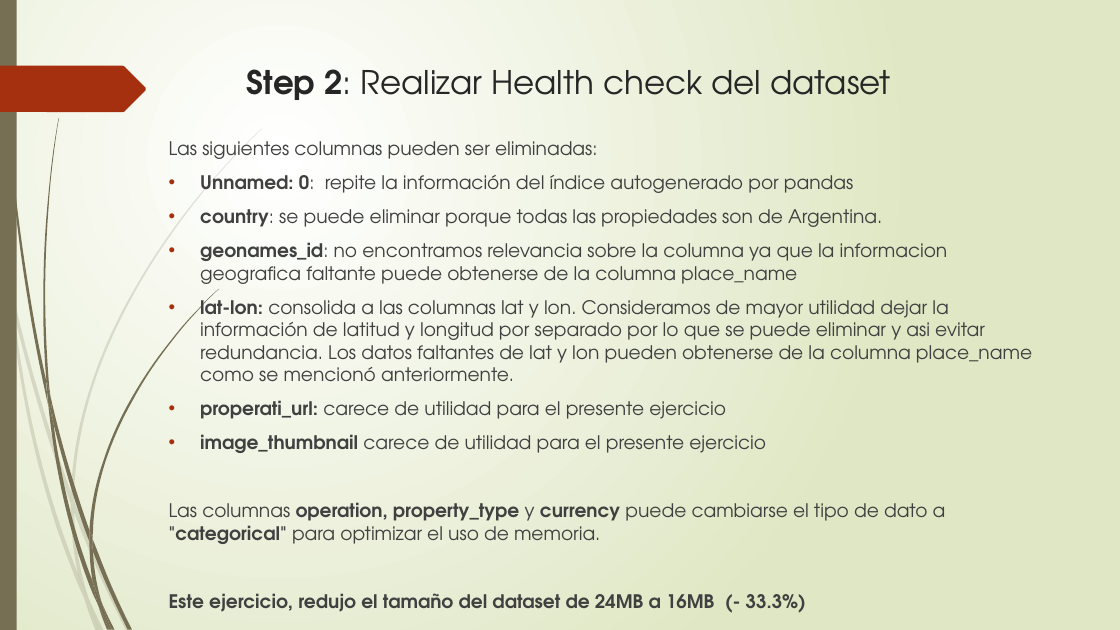
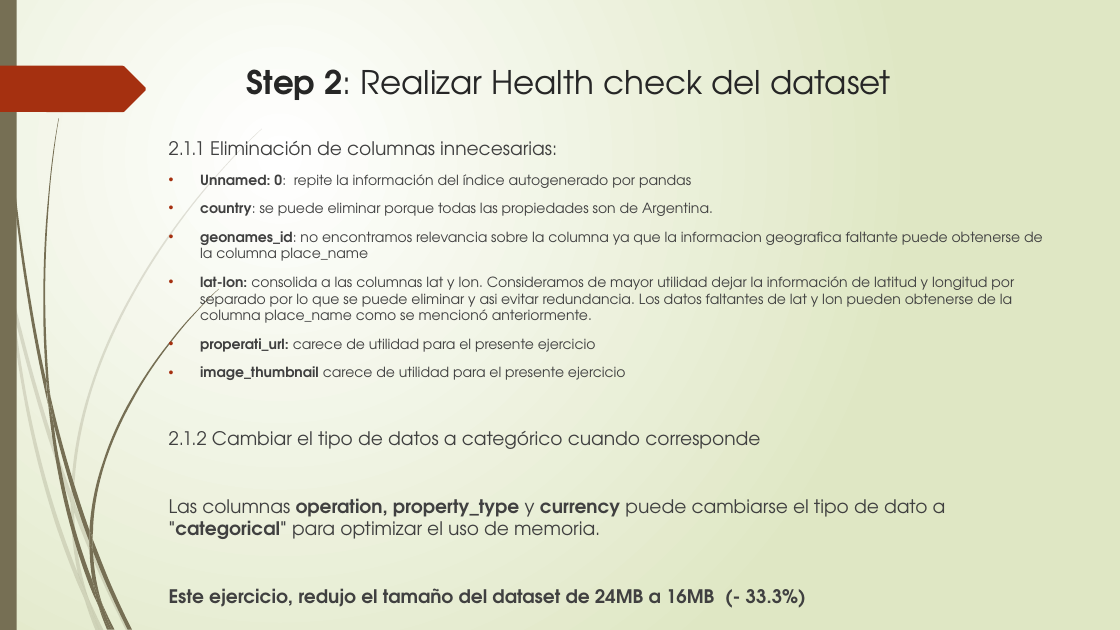
Before and after one commit to gfairhurst/Digitalhouse-Desafio-1, a slide deck: slide 4 of Desafio 1 - Presentacion Grupo 6.pptx. Drawn at 1120x630 pixels with LibreOffice and Linux fonts; fonts in the diff are those of the drawing. Boxes give left, top, right and bottom in pixels: in the first picture for what was removed or moved away, otherwise in the second. Text is boxed around its words. In the diff, an @@ line names an element or a change of style, - is before the commit and + after.

```diff
--- a/Desafio 1 - Presentacion Grupo 6.pptx
+++ b/Desafio 1 - Presentacion Grupo 6.pptx
@@ text at <box>169,141,557,156</box>: text changed @@
-Las siguientes columnas pueden ser eliminadas:
+2.1.1 Eliminación de columnas innecesarias:
@@ text at <box>200,174,1043,380</box>: size 16 to 12 pt in "Unnamed: 0: repite la información del índice ...", "country: se puede eliminar porque todas las ...", "geonames_id: no encontramos relevancia sobre la columna ...", "lat-lon: consolida a las columnas lat y ..." and 2 more places @@
@@ text at <box>169,431,760,449</box>: paragraph added @@
+2.1.2 Cambiar el tipo de datos a categórico cuando corresponde
```
Also in this commit, not shown: 2 other slides changed, 6 slides added, 3 slides removed, 1 other file.
